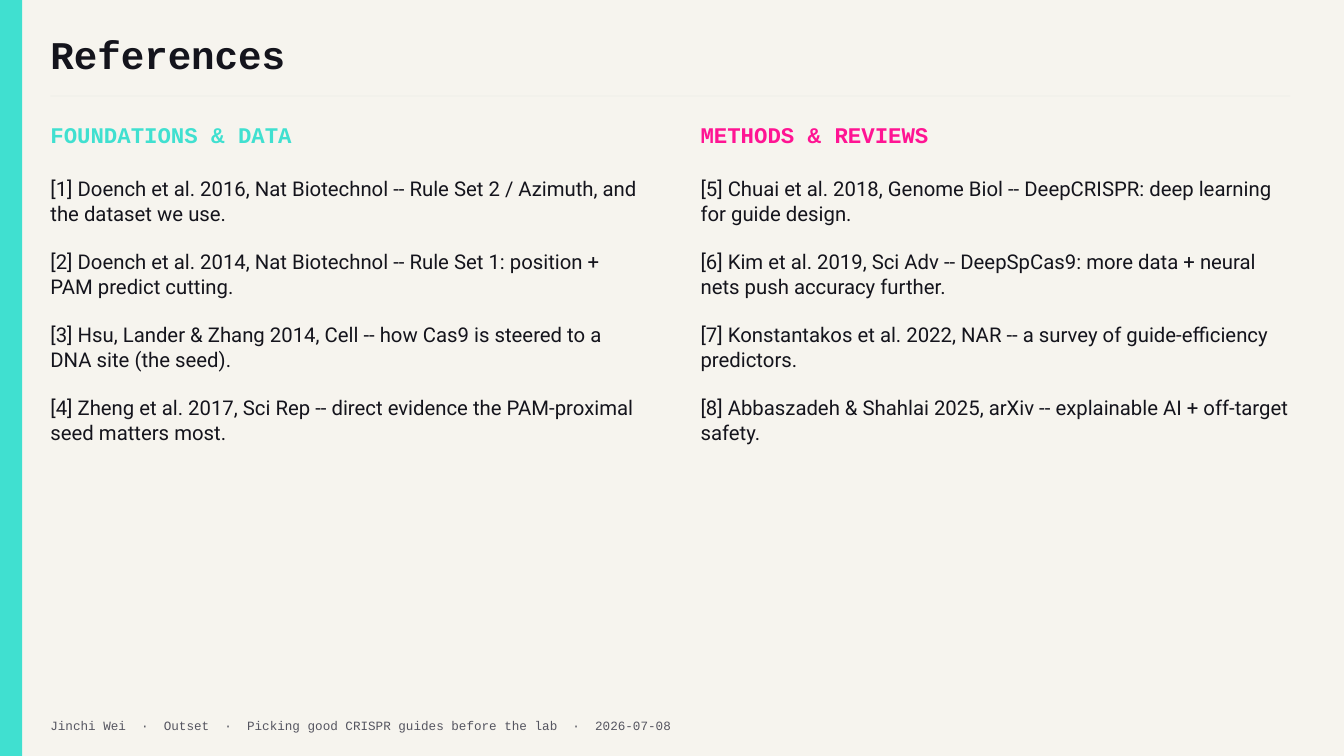
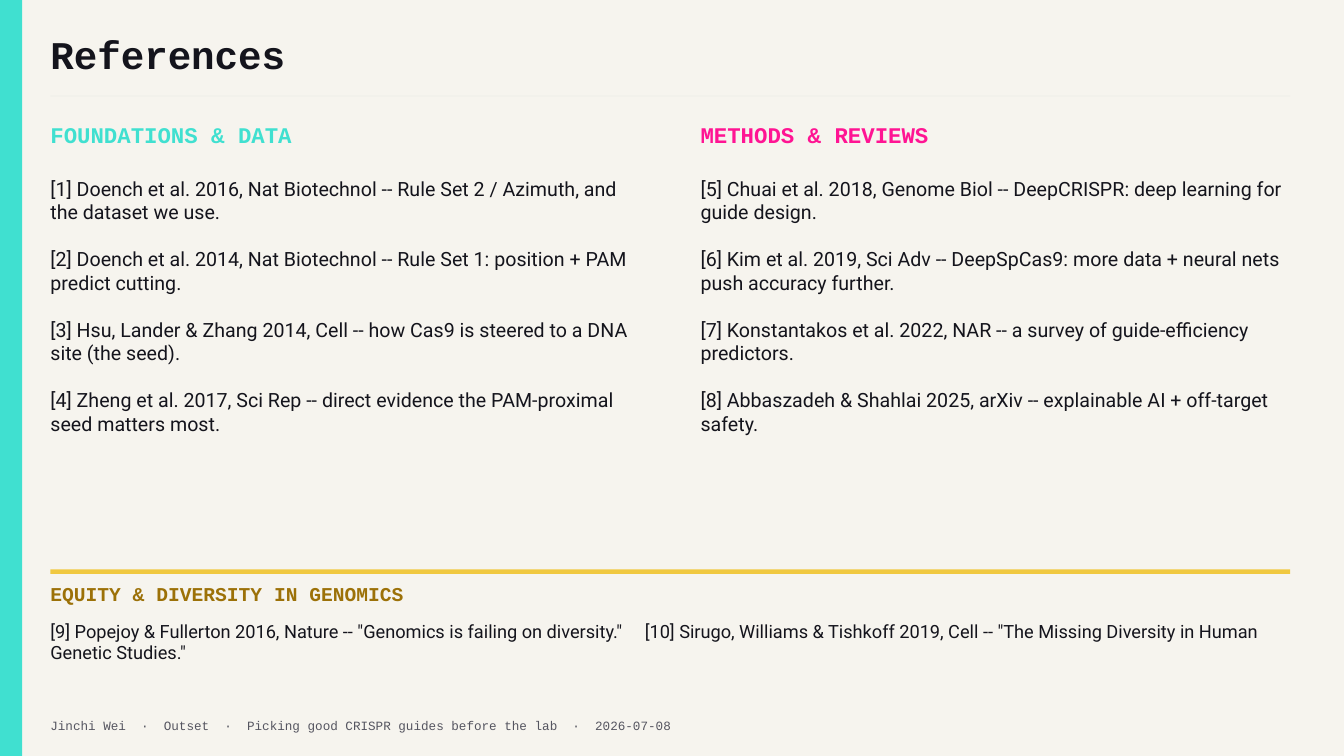
Before and after one commit to jinchiwei/outset-ai-healthcare, a slide deck: slide 22 of solutions/g1_crispr/slides/g1_crispr.pptx (slide 21 before the commit). Drawn at 1344x756 pixels with LibreOffice and Linux fonts; fonts in the diff are those of the drawing. Boxes give left, top, right and bottom in pixels: in the first picture for what was removed or moved away, otherwise in the second. Text is boxed around its words. In the diff, an @@ line names an element or a change of style, - is before the commit and + after.

Commit message:
G1: add population-genetics equity slide (ancestry bias in reference genomes; Popejoy 2016, Sirugo 2019) + bespoke figure + notebook cell

```diff
--- a/solutions/g1_crispr/slides/g1_crispr.pptx
+++ b/solutions/g1_crispr/slides/g1_crispr.pptx
@@ text "[1] Doench et al. 2016, ..." at <box>50,180,627,431</box>: size 14.5 to 14 pt @@
@@ text "[5] Chuai et al. 2018, ..." at <box>701,180,1282,435</box>: size 14.5 to 14 pt @@
@@ rectangle added at <box>50,570,1291,574</box>, fill #F0C840 @@
@@ text added at <box>50,588,403,605</box>, 14 pt, text #9C7108, bold @@
+EQUITY & DIVERSITY IN GENOMICS
@@ text added at <box>50,623,1258,642</box>, 13 pt, text #14141C @@
+[9] Popejoy & Fullerton 2016, Nature -- "Genomics is failing on diversity." [10] Sirugo, Williams & Tishkoff 2019, Cell -- "The Missing Diversity in Human Genetic Studies."
```
Also in this commit, not shown: 1 slide added, 10 other files.
